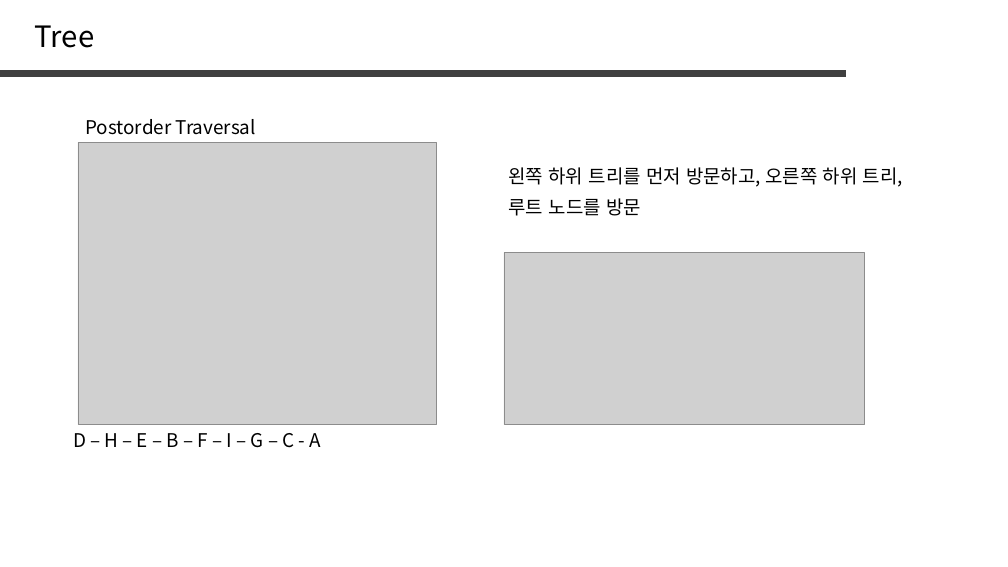
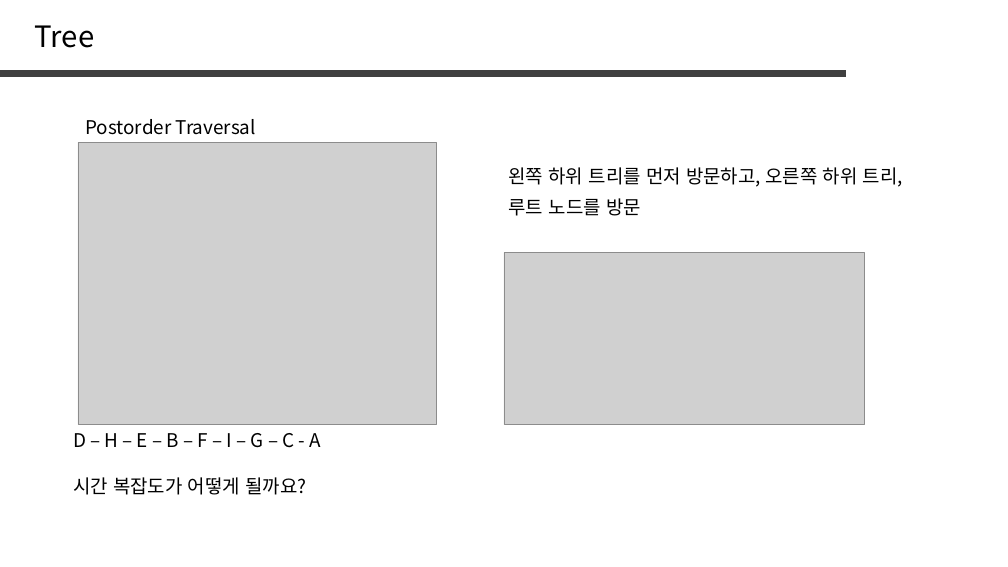
Before and after one commit to jaehoo1/PS-study, a slide deck: slide 7 of study/8_Tree, Graph.pptx. Drawn at 1008x567 pixels with LibreOffice and Linux fonts; fonts in the diff are those of the drawing; grey boxes stand for pictures. Boxes give left, top, right and bottom in pixels: in the first picture for what was removed or moved away, otherwise in the second. Text is boxed around its words. In the diff, an @@ line names an element or a change of style, - is before the commit and + after.

```diff
--- a/study/8_Tree, Graph.pptx
+++ b/study/8_Tree, Graph.pptx
@@ text added at [73, 477, 306, 495], 18 pt, text #000000 @@
+시간 복잡도가 어떻게 될까요?
```
Also in this commit, not shown: 5 other slides changed, 3 slides added.
